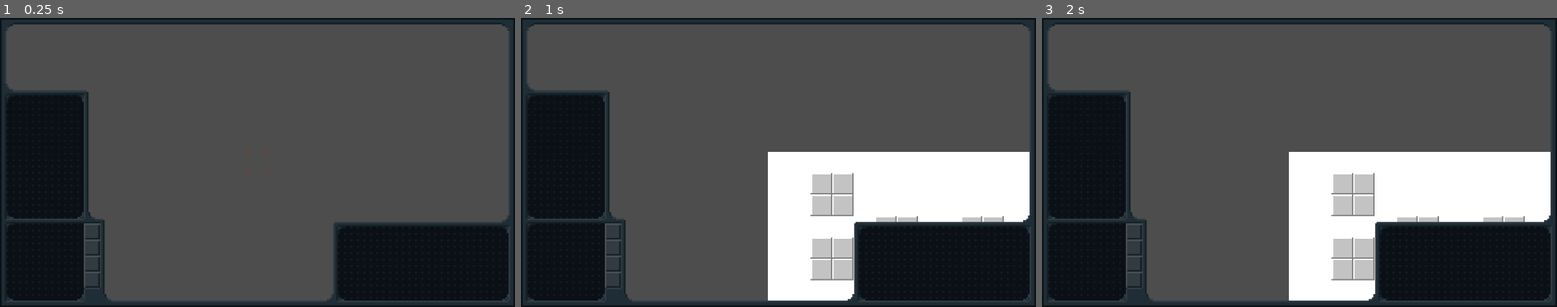
Above: before the commit, frames 1-3 (left to right).
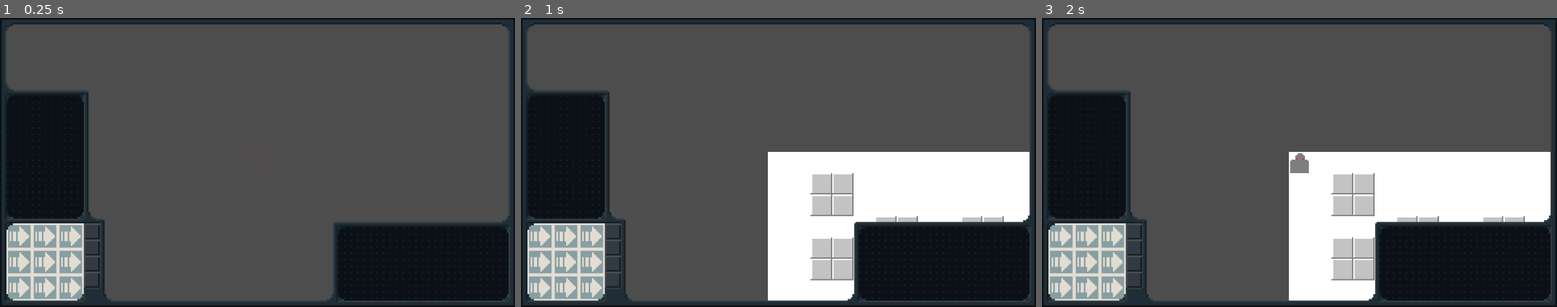
Above: after the commit, the same moments.

Repository: depisbaby/mechgame
Game: Godot game, scene res://root.tscn
The game is run twice, just before and just after one commit, with the same random seed, the same clock (stepped at 60 frames per second) and the same inputs.
Inputs (mouse positions are in pixels of both pictures, inside the frame that each line leads up to):
- Up to frame 1 (0.25 s): no input
- Up to frame 2 (1 s): click (541, 237) at 0.52 s
- Up to frame 3 (2 s): click (1088, 237) at 1.27 s

The runs differ from the first frame. In frame 1, 4.0% of the frame differs, in the area x 1-17%, y 71-98%; in frame 2, 4.0%; in frame 3, 4.2%, in the area x 1-52%, y 46-98%.
Error after the commit: Parse Error: Expected function name after "func". (res://Scripts/UI/HUD.gd:17)

Commit message:
UI stuff

Diff:
--- /dev/null
+++ b/LevelObjects/TestAgent.tscn
@@ -0,0 +1,11 @@
+[gd_scene load_steps=3 format=3 uid="uid://w60orf2frbpu"]
+
+[ext_resource type="Script" uid="uid://c8u8hpkj0t687" path="res://Scripts/Agent.gd" id="1_6mtut"]
+[ext_resource type="Texture2D" uid="uid://c3u3cmguxidlq" path="res://Sprites/mech.png" id="2_swk38"]
+
+[node name="TestAgent" type="Node2D"]
+script = ExtResource("1_6mtut")
+
+[node name="Sprite2D" type="Sprite2D" parent="."]
+texture_filter = 1
+texture = ExtResource("2_swk38")
--- /dev/null
+++ b/Scripts/Agent.gd
@@ -0,0 +1,15 @@
+extends Node2D
+class_name Agent
+
+
+
+var playerControlled: bool
+
+# Called when the node enters the scene tree for the first time.
+func _ready():
+	pass # Replace with function body.
+
+
+# Called every frame. 'delta' is the elapsed time since the previous frame.
+func _process(delta):
+	pass
--- a/Scripts/CursorManager.gd
+++ b/Scripts/CursorManager.gd
@@ -5,6 +5,9 @@
 var xMousePositionInLevel: int
 var yMousePositionInLevel: int
 @export var tileCursor:Sprite2D
+
+func _enter_tree():
+	Global.cursorManager = self
 
 # Called when the node enters the scene tree for the first time.
 func _ready() -> void:
@@ -19,4 +22,16 @@
 	yMousePositionInLevel = roundf(trueMousePosition.y/16)
 
 	tileCursor.global_position = Vector2(xMousePositionInLevel * 16,yMousePositionInLevel * 16)
+
+	#Select agent
+	if Input.is_action_just_pressed("left"):
+		var node:LevelNode = Global.gameManager.level.GetNodeAt(xMousePositionInLevel, yMousePositionInLevel)
+		if node == null:
+			return
+		if node.agent == null:
+			return
+		Global.gameManager.SelectAgent(node.agent)
+
+
+
 	pass
--- a/Scripts/GameManager.gd
+++ b/Scripts/GameManager.gd
@@ -2,12 +2,19 @@
 class_name GameManager
 
 @export var levels: Array[PackedScene]
+@export var agents: Array[PackedScene]
 var level: Level
+var selectedAgent: Agent
+
+func _enter_tree():
+	Global.gameManager = self
 
 # Called when the node enters the scene tree for the first time.
 func _ready() -> void:
 	await get_tree().create_timer(1.0).timeout
 	LoadLevel(0)
+	await get_tree().create_timer(1.0).timeout
+	SpawnAgent(0,0,0,true)
 	pass # Replace PrepareLevel()h function body.
 
 
@@ -17,7 +24,26 @@
 
 	##Load the level, including level objects, etc. Does not start the game.
 func LoadLevel(levelId:int):
-	var level:Level = levels[levelId].instantiate()
-	add_child(level)
-	level.PrepareLevel()
+	var _level:Level = levels[levelId].instantiate()
+	add_child(_level)
+	level = _level
+	_level.PrepareLevel()
 	pass
+
+func SelectAgent(agent:Agent):
+	print("hep")
+	pass
+
+
+func SpawnAgent(id:int, x:int, y:int, playerControlled:bool):
+
+	var node : LevelNode = Global.gameManager.level.GetNodeAt(x,y)
+	if node.agent != null:
+		return
+
+	var agent: Agent = agents[id].instantiate()
+	add_child(agent)
+	agent.global_position = Vector2(x*16,y*16)
+	agent.playerControlled = playerControlled
+	node.agent = agent
+	pass
--- a/Scripts/Level.gd
+++ b/Scripts/Level.gd
@@ -25,7 +25,7 @@
 
 	nodes.resize(levelWidth*levelHeight)
 
-	var i:int
+	var i:int = 0
 	for y in levelHeight:
 		for x in levelWidth:
 			var node: LevelNode = levelNodePackedScene.instantiate()
--- a/Scripts/LevelNode.gd
+++ b/Scripts/LevelNode.gd
@@ -5,3 +5,4 @@
 var yPos:int
 var floor: LevelFloor
 var lobject: LevelObject
+var agent: Agent
--- /dev/null
+++ b/Scripts/UI/ActionButton.gd
@@ -0,0 +1,8 @@
+extends Node
+class_name ActionButton
+
+@export var id: int
+
+func _on_pressed():
+	%HUD.ActionPressed(id)
+	pass # Replace with function body.
--- /dev/null
+++ b/Scripts/UI/HUD.gd
@@ -0,0 +1,17 @@
+extends Node
+
+var actionButtons : Array
+
+# Called when the node enters the scene tree for the first time.
+func _ready():
+	pass # Replace with function body.
+
+
+# Called every frame. 'delta' is the elapsed time since the previous frame.
+func _process(delta):
+	pass
+
+func ActionPressed(id:int):
+	pass
+
+func
--- a/project.godot
+++ b/project.godot
@@ -30,3 +30,16 @@
 [dotnet]
 
 project/assembly_name="mechs"
+
+[input]
+
+right={
+"deadzone": 0.2,
+"events": [Object(InputEventMouseButton,"resource_local_to_scene":false,"resource_name":"","device":-1,"window_id":0,"alt_pressed":false,"shift_pressed":false,"ctrl_pressed":false,"meta_pressed":false,"button_mask":2,"position":Vector2(103, 20),"global_position":Vector2(112, 68),"factor":1.0,"button_index":2,"canceled":false,"pressed":true,"double_click":false,"script":null)
+]
+}
+left={
+"deadzone": 0.2,
+"events": [Object(InputEventMouseButton,"resource_local_to_scene":false,"resource_name":"","device":-1,"window_id":0,"alt_pressed":false,"shift_pressed":false,"ctrl_pressed":false,"meta_pressed":false,"button_mask":1,"position":Vector2(111, 13),"global_position":Vector2(120, 61),"factor":1.0,"button_index":1,"canceled":false,"pressed":true,"double_click":false,"script":null)
+]
+}
--- a/root.tscn
+++ b/root.tscn
@@ -1,12 +1,16 @@
-[gd_scene load_steps=9 format=3 uid="uid://dmgb5ts1w22d7"]
+[gd_scene load_steps=13 format=3 uid="uid://dmgb5ts1w22d7"]
 
 [ext_resource type="Texture2D" uid="uid://bnpmwy67uo4lf" path="res://Sprites/hudt.png" id="1_l8v81"]
+[ext_resource type="Script" uid="uid://cywmfo8oumt0e" path="res://Scripts/UI/HUD.gd" id="1_tw3kd"]
 [ext_resource type="Texture2D" uid="uid://2uwwwo5dx3pm" path="res://Sprites/screen.png" id="1_vyht1"]
+[ext_resource type="Texture2D" uid="uid://ckldsu7nft4jq" path="res://Sprites/reposition.png" id="2_huihk"]
 [ext_resource type="Script" uid="uid://clglyvg53pwox" path="res://Scripts/GameManager.gd" id="2_pyidc"]
 [ext_resource type="Script" uid="uid://bs18wtviw6utq" path="res://Scripts/CursorManager.gd" id="3_28aoi"]
 [ext_resource type="Script" uid="uid://remixxpcdsi6" path="res://Scripts/CameraManager.gd" id="3_jnlp7"]
 [ext_resource type="PackedScene" uid="uid://c11ol8a6qgnbw" path="res://Levels/TestLevel.tscn" id="3_vvh5c"]
 [ext_resource type="Texture2D" uid="uid://0cif0syunyau" path="res://Sprites/cursor.png" id="4_28aoi"]
+[ext_resource type="Script" uid="uid://sgu3l5eb56w3" path="res://Scripts/UI/ActionButton.gd" id="4_gd4vy"]
+[ext_resource type="PackedScene" uid="uid://w60orf2frbpu" path="res://LevelObjects/TestAgent.tscn" id="8_bf3um"]
 
 [sub_resource type="RectangleShape2D" id="RectangleShape2D_jnlp7"]
 
@@ -14,14 +18,16 @@
 
 [node name="CanvasLayer" type="CanvasLayer" parent="."]
 
-[node name="Control" type="Control" parent="CanvasLayer"]
+[node name="HUD" type="Control" parent="CanvasLayer"]
+unique_name_in_owner = true
 layout_mode = 3
 anchors_preset = 0
 offset_right = 40.0
 offset_bottom = 40.0
 scale = Vector2(6, 6)
-
-[node name="screen1" type="TextureRect" parent="CanvasLayer/Control"]
+script = ExtResource("1_tw3kd")
+
+[node name="screen1" type="TextureRect" parent="CanvasLayer/HUD"]
 texture_filter = 1
 layout_mode = 0
 offset_left = 4.0
@@ -31,7 +37,7 @@
 texture = ExtResource("1_vyht1")
 stretch_mode = 1
 
-[node name="screen2" type="TextureRect" parent="CanvasLayer/Control"]
+[node name="screen2" type="TextureRect" parent="CanvasLayer/HUD"]
 texture_filter = 1
 layout_mode = 0
 offset_left = 210.0
@@ -41,30 +47,202 @@
 texture = ExtResource("1_vyht1")
 stretch_mode = 1
 
-[node name="hud" type="TextureRect" parent="CanvasLayer/Control"]
-texture_filter = 1
-layout_mode = 0
-offset_right = 40.0
-offset_bottom = 40.0
+[node name="ActionButton1" type="Button" parent="CanvasLayer/HUD"]
+layout_mode = 0
+offset_left = 4.0
+offset_top = 128.0
+offset_right = 20.0
+offset_bottom = 144.0
+flat = true
+script = ExtResource("4_gd4vy")
+
+[node name="TextureRect" type="TextureRect" parent="CanvasLayer/HUD/ActionButton1"]
+texture_filter = 1
+layout_mode = 0
+offset_right = 16.0
+offset_bottom = 16.0
+texture = ExtResource("2_huihk")
+stretch_mode = 2
+
+[node name="ActionButton2" type="Button" parent="CanvasLayer/HUD"]
+layout_mode = 0
+offset_left = 20.0
+offset_top = 127.99999
+offset_right = 36.0
+offset_bottom = 144.0
+flat = true
+script = ExtResource("4_gd4vy")
+id = 1
+
+[node name="TextureRect" type="TextureRect" parent="CanvasLayer/HUD/ActionButton2"]
+texture_filter = 1
+layout_mode = 0
+offset_right = 16.0
+offset_bottom = 16.0
+texture = ExtResource("2_huihk")
+stretch_mode = 2
+
+[node name="ActionButton3" type="Button" parent="CanvasLayer/HUD"]
+layout_mode = 0
+offset_left = 36.0
+offset_top = 128.0
+offset_right = 52.0
+offset_bottom = 144.0
+flat = true
+script = ExtResource("4_gd4vy")
+id = 2
+
+[node name="TextureRect" type="TextureRect" parent="CanvasLayer/HUD/ActionButton3"]
+texture_filter = 1
+layout_mode = 0
+offset_right = 16.0
+offset_bottom = 16.0
+texture = ExtResource("2_huihk")
+stretch_mode = 2
+
+[node name="ActionButton4" type="Button" parent="CanvasLayer/HUD"]
+layout_mode = 0
+offset_left = 4.0
+offset_top = 144.00002
+offset_right = 20.0
+offset_bottom = 160.00002
+flat = true
+script = ExtResource("4_gd4vy")
+id = 3
+
+[node name="TextureRect" type="TextureRect" parent="CanvasLayer/HUD/ActionButton4"]
+texture_filter = 1
+layout_mode = 0
+offset_right = 16.0
+offset_bottom = 16.0
+texture = ExtResource("2_huihk")
+stretch_mode = 2
+
+[node name="ActionButton5" type="Button" parent="CanvasLayer/HUD"]
+layout_mode = 0
+offset_left = 20.0
+offset_top = 144.0
+offset_right = 36.0
+offset_bottom = 160.0
+flat = true
+script = ExtResource("4_gd4vy")
+id = 4
+
+[node name="TextureRect" type="TextureRect" parent="CanvasLayer/HUD/ActionButton5"]
+texture_filter = 1
+layout_mode = 0
+offset_right = 16.0
+offset_bottom = 16.0
+texture = ExtResource("2_huihk")
+stretch_mode = 2
+
+[node name="ActionButton6" type="Button" parent="CanvasLayer/HUD"]
+layout_mode = 0
+offset_left = 36.0
+offset_top = 144.00002
+offset_right = 52.0
+offset_bottom = 160.00002
+flat = true
+script = ExtResource("4_gd4vy")
+id = 5
+
+[node name="TextureRect" type="TextureRect" parent="CanvasLayer/HUD/ActionButton6"]
+texture_filter = 1
+layout_mode = 0
+offset_right = 16.0
+offset_bottom = 16.0
+texture = ExtResource("2_huihk")
+stretch_mode = 2
+
+[node name="ActionButton7" type="Button" parent="CanvasLayer/HUD"]
+layout_mode = 0
+offset_left = 4.0
+offset_top = 160.00002
+offset_right = 20.0
+offset_bottom = 176.00002
+flat = true
+script = ExtResource("4_gd4vy")
+id = 6
+
+[node name="TextureRect" type="TextureRect" parent="CanvasLayer/HUD/ActionButton7"]
+texture_filter = 1
+layout_mode = 0
+offset_right = 16.0
+offset_bottom = 16.0
+texture = ExtResource("2_huihk")
+stretch_mode = 2
+
+[node name="ActionButton8" type="Button" parent="CanvasLayer/HUD"]
+layout_mode = 0
+offset_left = 20.0
+offset_top = 160.0
+offset_right = 36.0
+offset_bottom = 176.0
+flat = true
+script = ExtResource("4_gd4vy")
+id = 7
+
+[node name="TextureRect" type="TextureRect" parent="CanvasLayer/HUD/ActionButton8"]
+texture_filter = 1
+layout_mode = 0
+offset_right = 16.0
+offset_bottom = 16.0
+texture = ExtResource("2_huihk")
+stretch_mode = 2
+
+[node name="ActionButton9" type="Button" parent="CanvasLayer/HUD"]
+layout_mode = 0
+offset_left = 36.0
+offset_top = 160.00002
+offset_right = 52.0
+offset_bottom = 176.00002
+flat = true
+script = ExtResource("4_gd4vy")
+id = 8
+
+[node name="TextureRect" type="TextureRect" parent="CanvasLayer/HUD/ActionButton9"]
+texture_filter = 1
+layout_mode = 0
+offset_right = 16.0
+offset_bottom = 16.0
+texture = ExtResource("2_huihk")
+stretch_mode = 2
+
+[node name="hud" type="TextureRect" parent="CanvasLayer/HUD"]
+texture_filter = 1
+layout_mode = 0
+offset_right = 320.0
+offset_bottom = 180.0
 texture = ExtResource("1_l8v81")
 
 [node name="GameManager" type="Node2D" parent="."]
 script = ExtResource("2_pyidc")
 levels = Array[PackedScene]([ExtResource("3_vvh5c")])
+agents = Array[PackedScene]([ExtResource("8_bf3um")])
 
 [node name="Camera2D" type="Camera2D" parent="."]
 position = Vector2(95, 49)
 zoom = Vector2(5, 5)
 script = ExtResource("3_jnlp7")
 
-[node name="CharacterBody2D" type="CharacterBody2D" parent="." node_paths=PackedStringArray("tileCursor")]
+[node name="CursorManager" type="CharacterBody2D" parent="." node_paths=PackedStringArray("tileCursor")]
 script = ExtResource("3_28aoi")
 tileCursor = NodePath("../TileCursor")
 
-[node name="CollisionShape2D" type="CollisionShape2D" parent="CharacterBody2D"]
+[node name="CollisionShape2D" type="CollisionShape2D" parent="CursorManager"]
 shape = SubResource("RectangleShape2D_jnlp7")
 disabled = true
 
 [node name="TileCursor" type="Sprite2D" parent="."]
 texture_filter = 1
 texture = ExtResource("4_28aoi")
+
+[connection signal="pressed" from="CanvasLayer/HUD/ActionButton1" to="CanvasLayer/HUD/ActionButton1" method="_on_pressed"]
+[connection signal="pressed" from="CanvasLayer/HUD/ActionButton2" to="CanvasLayer/HUD/ActionButton2" method="_on_pressed"]
+[connection signal="pressed" from="CanvasLayer/HUD/ActionButton3" to="CanvasLayer/HUD/ActionButton3" method="_on_pressed"]
+[connection signal="pressed" from="CanvasLayer/HUD/ActionButton4" to="CanvasLayer/HUD/ActionButton4" method="_on_pressed"]
+[connection signal="pressed" from="CanvasLayer/HUD/ActionButton5" to="CanvasLayer/HUD/ActionButton5" method="_on_pressed"]
+[connection signal="pressed" from="CanvasLayer/HUD/ActionButton6" to="CanvasLayer/HUD/ActionButton6" method="_on_pressed"]
+[connection signal="pressed" from="CanvasLayer/HUD/ActionButton7" to="CanvasLayer/HUD/ActionButton7" method="_on_pressed"]
+[connection signal="pressed" from="CanvasLayer/HUD/ActionButton8" to="CanvasLayer/HUD/ActionButton8" method="_on_pressed"]
+[connection signal="pressed" from="CanvasLayer/HUD/ActionButton9" to="CanvasLayer/HUD/ActionButton9" method="_on_pressed"]
Not shown, added: Scripts/Agent.gd.uid
Not shown, added: Scripts/UI/ActionButton.gd.uid
Not shown, added: Scripts/UI/HUD.gd.uid
Binary file added: Sprites/reposition.png
Not shown, added: Sprites/reposition.png.import
